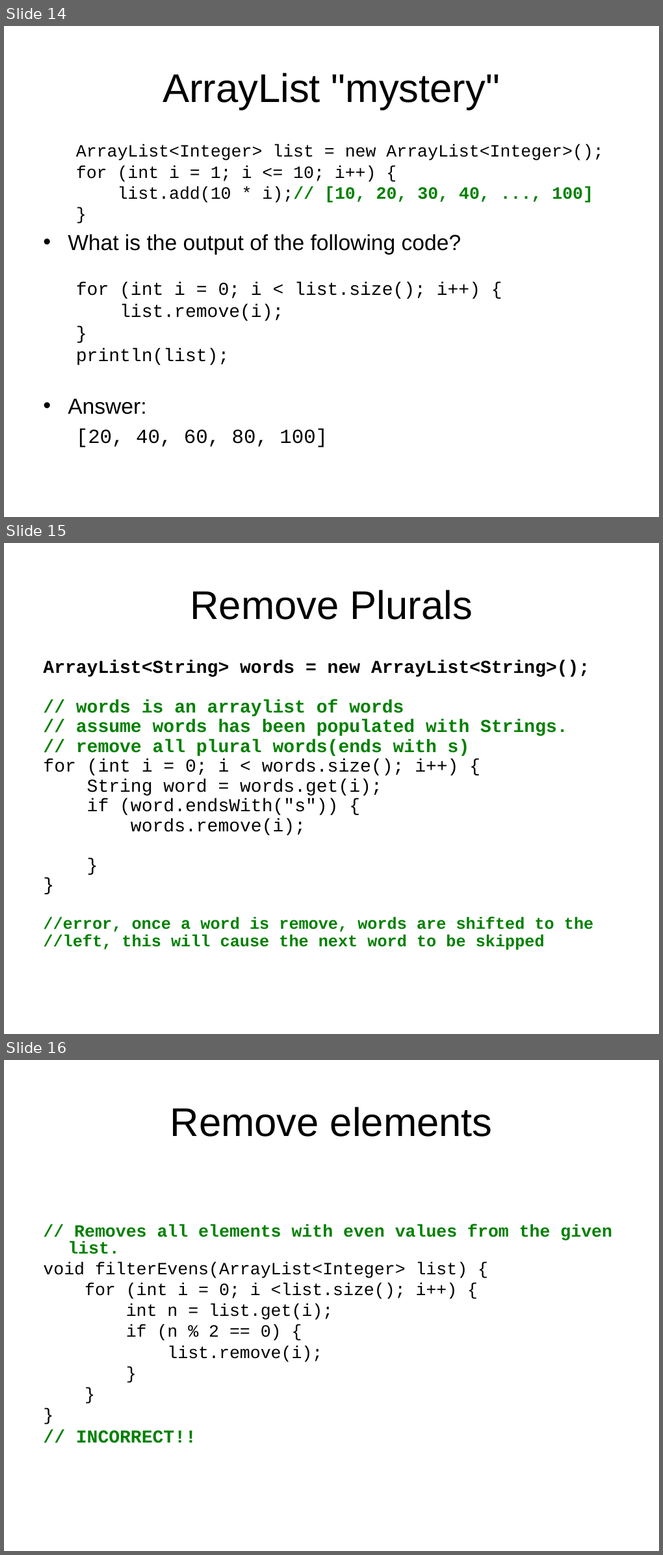
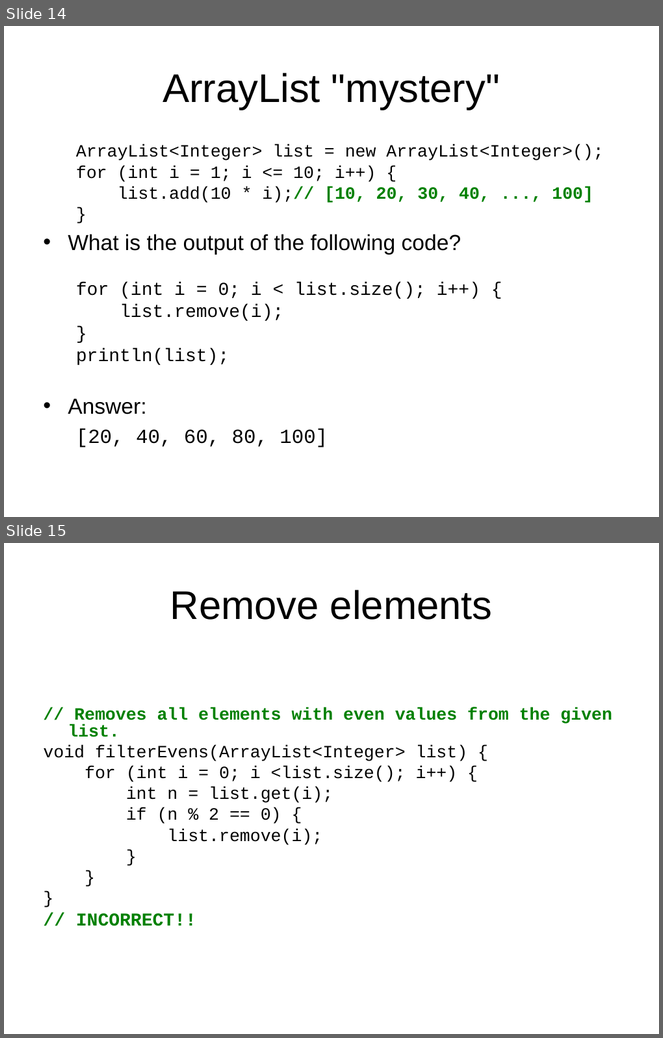
Before and after one commit to LongBaoNguyen/longbaonguyen.github.io, a slide deck: courses/apcsp/lecture13.ppt. Shown one above the other, each under a label of ours: slides 14, 15 and 16 before the commit, slides 14 and 15 after it. The pictures are 663x1555 and 663x1038 pixels, drawn with LibreOffice and Linux fonts; fonts in the diff are those of the drawing; background and template pictures are left out. Boxes give left, top, right and bottom in pixels: in the first picture for what was removed or moved away, otherwise in the second. Text is boxed around its words. In the diff, an @@ line names an element or a change of style, - is before the commit and + after.

```diff
--- a/courses/apcsp/lecture13.ppt
+++ b/courses/apcsp/lecture13.ppt
@@ slide 15 removed at <box>4,543,659,1034</box>, background picture (left out) @@
@@ title removed at <box>190,590,473,620</box> @@
-Remove Plurals
@@ text removed at <box>43,660,594,951</box> @@
-ArrayList<String> words = new ArrayList<String>();
-// words is an arraylist of words
-// assume words has been populated with Strings.
-// remove all plural words(ends with s)
-for (int i = 0; i < words.size(); i++) {
-String word = words.get(i);
-if (word.endsWith("s")) {
-words.remove(i);
-}
-}
-//error, once a word is remove, words are shifted to the
-//left, this will cause the next word to be skipped
@@ what was slide 16 is now slide 15 @@
```
Also in this commit, not shown: 2 slides changed, 1 other file.
